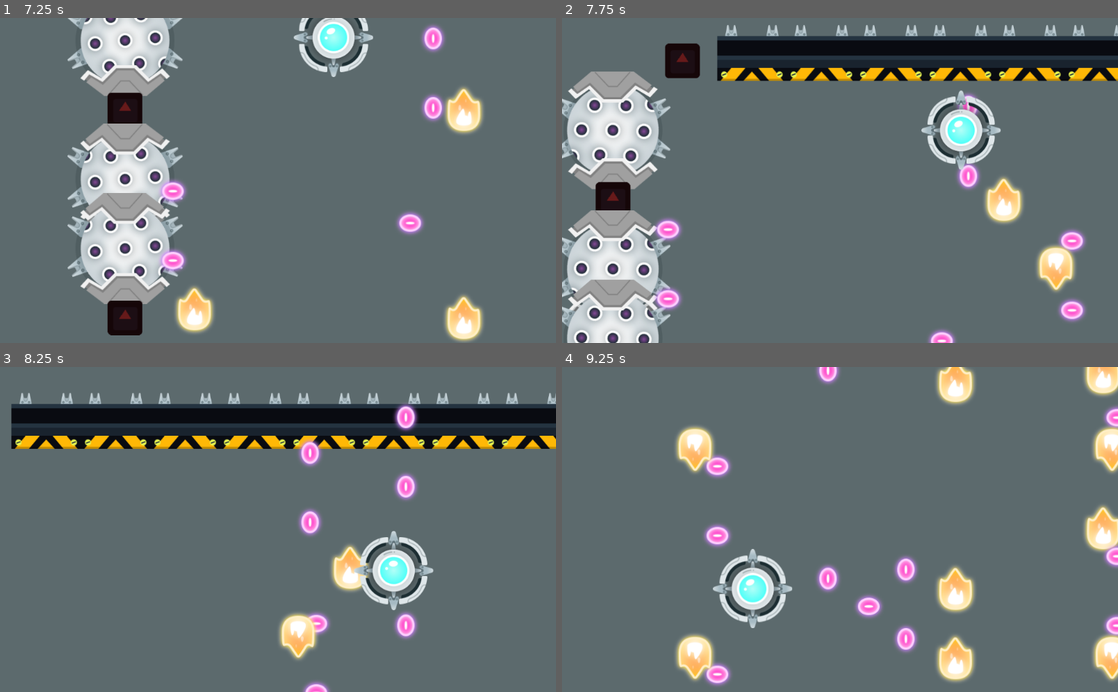
Above: before the commit, frames 1-4 (two rows, left to right).
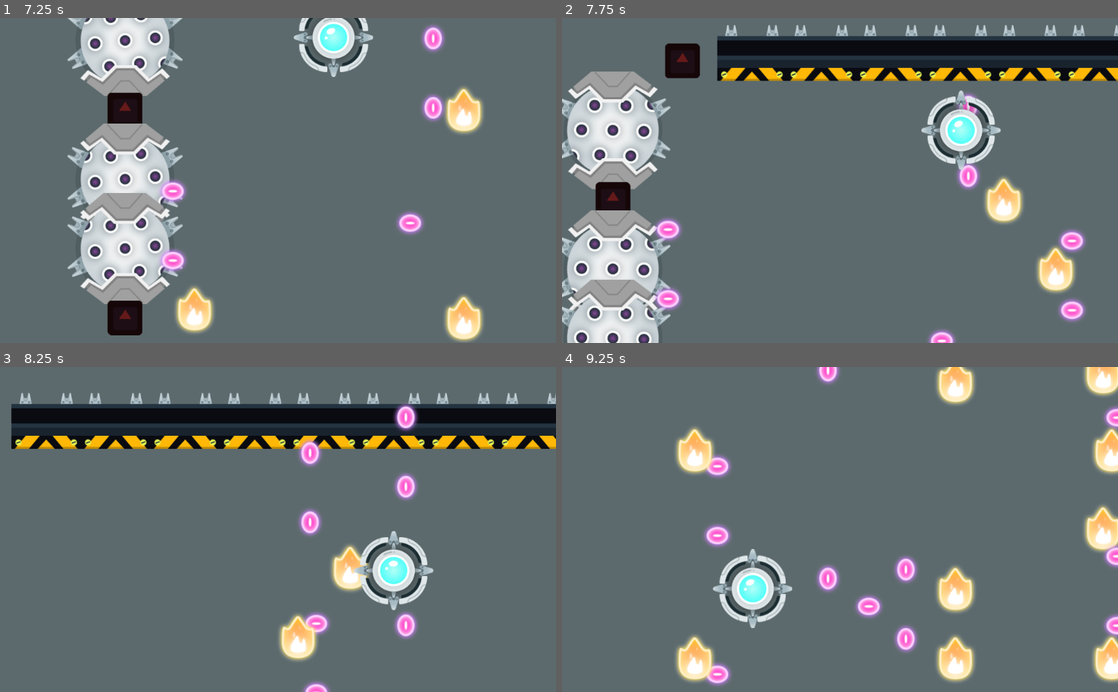
Above: after the commit, the same moments.

Repository: SubSage/RE-STICK-TED
Game: Godot game, scene res://Game.tscn
Same seed, same stepped clock (60 frames per second), same inputs: the game is played once before the commit and once after it. The engine's default icon, where the game draws it, is replaced by a stand-in: a white triangle on a blue panel in a dark square.
Inputs (mouse positions are in pixels of both pictures, inside the frame that each line leads up to):
- Up to frame 1 (7.25 s): move the mouse to (400, 164) at 0.52 s; hold Right (ui_right) 0.53-1.28 s; move the mouse to (166, 196) at 1.27 s; hold Down (ui_down) 1.28-2.03 s; move the mouse to (333, 109) at 2.02 s; hold Right (ui_right) 2.03-2.78 s; move the mouse to (250, 245) at 2.77 s; hold Up (ui_up) 2.78-3.53 s; move the mouse to (444, 229) at 3.52 s; hold Left (ui_left) 3.53-5.03 s; move the mouse to (111, 131) at 4.27 s; move the mouse to (305, 180) at 5.02 s; hold Down (ui_down) 5.03-5.78 s; move the mouse to (194, 99) at 5.77 s; hold Right (ui_right) 5.78-6.53 s; move the mouse to (400, 164) at 6.52 s; hold Up (ui_up) from 6.53 s (still down)
- Up to frame 2 (7.75 s): move the mouse to (728, 196) at 7.27 s; release Up (ui_up) at 7.28 s; hold Right (ui_right) from 7.28 s (still down)
- Up to frame 3 (8.25 s): move the mouse to (333, 458) at 8.02 s; release Right (ui_right) at 8.03 s; hold Down (ui_down) from 8.03 s (still down)
- Up to frame 4 (9.25 s): move the mouse to (812, 594) at 8.77 s; release Down (ui_down) at 8.78 s; hold Left (ui_left) from 8.78 s (still down)

Frame 1 is identical in both runs. In frame 2, 0.7% of the frame differs, in the area x 85-93%, y 69-85%; in frame 3, 0.7%; in frame 4, 2.3%, in the area x 20-100%, y 18-97%.

Commit message:
Fixed player movement bug

Diff:
--- a/Game.tscn
+++ b/Game.tscn
@@ -49,6 +49,6 @@
 occluder_light_mask = 1
 format = 1
 tile_data = PoolIntArray(  )
-_sections_unfolded = [ "Collision" ]
+_sections_unfolded = [ "Cell", "Collision" ]
 
 [connection signal="timeout" from="Timer" to="." method="_on_Timer_timeout"]
--- a/Player.gd
+++ b/Player.gd
@@ -12,6 +12,9 @@
 	pass
 
 func _process(delta):
+	if not player.is_playing():
+		player.play("idle")
+
 	if Input.get_connected_joypads().size() > 0:
 		motion=(Vector2(Input.get_joy_axis(0,JOY_AXIS_0),Input.get_joy_axis(0,JOY_AXIS_1)))
 		if abs(motion.x)<.2:
@@ -48,7 +51,7 @@
 				Tween.TRANS_BACK,Tween.EASE_OUT)
 				tween.start()
 				$Timer.start()
-		if Input.is_action_pressed("ui_up"):
+		elif Input.is_action_pressed("ui_up"):
 			raycast.cast_to = Vector2(Vector2(0,-speed))
 			raycast.force_raycast_update()
 			if $Timer.time_left <= 0 and not raycast.is_colliding():
@@ -82,6 +85,7 @@
 			direction.y = speed*delta
 
 		if abs(direction.x)>0 or abs(direction.y)>0:
+			player.play("fire")
 			var b = Bullet.instance()
 			b.direction=direction.normalized()
 			b.position=self.position
@@ -103,18 +107,6 @@
 
 	if Input.is_action_pressed("ui_exit"):
 		get_tree().quit()
-
-#	if $Timer.time_left<=0.1 and
-	if (abs(motion.x)>0 or abs(motion.y)>0 ):
-		position += motion.normalized()*speed
-#		var b = Bullet.instance()
-##		b.direction=motion.normalized()
-#		b.position=self.position
-#		b.speed=300
-#		b.size=4
-#		b.get_node("Area2D").add_to_group("player bullets")
-#		$"..".add_child(b)
-		$Timer.start()
 	update()
 	pass
 
--- a/Scenes/player.tscn
+++ b/Scenes/player.tscn
@@ -225,8 +225,6 @@
 
 [node name="obj" type="Node2D" parent="." index="3"]
 
-editor/display_folded = true
-
 [node name="legs" type="Node2D" parent="obj" index="0"]
 
 [node name="top" type="Node2D" parent="obj/legs" index="0"]
@@ -297,27 +295,27 @@
 
 [node name="topRight" type="Sprite" parent="obj/panels" index="0"]
 
-position = Vector2( 37.5174, -37.5174 )
+position = Vector2( 37.6637, -37.6637 )
 texture = ExtResource( 7 )
 _sections_unfolded = [ "Transform" ]
 
 [node name="bottomRight" type="Sprite" parent="obj/panels" index="1"]
 
-position = Vector2( 37.5174, 37.5174 )
+position = Vector2( 37.6637, 37.6637 )
 rotation = 1.5708
 texture = ExtResource( 7 )
 _sections_unfolded = [ "Transform" ]
 
 [node name="left" type="Sprite" parent="obj/panels" index="2"]
 
-position = Vector2( -37.5174, 37.5174 )
+position = Vector2( -37.6637, 37.6637 )
 rotation = 3.14159
 texture = ExtResource( 7 )
 _sections_unfolded = [ "Transform" ]
 
 [node name="bottom" type="Sprite" parent="obj/panels" index="3"]
 
-position = Vector2( -37.5174, -37.5174 )
+position = Vector2( -37.6637, -37.6637 )
 rotation = -1.5708
 texture = ExtResource( 7 )
 _sections_unfolded = [ "Transform" ]
@@ -328,6 +326,7 @@
 
 [node name="eye" type="Sprite" parent="obj" index="3"]
 
+rotation = 0.349066
 texture = ExtResource( 9 )
 _sections_unfolded = [ "Transform" ]
 
--- a/World.gd
+++ b/World.gd
@@ -6,7 +6,7 @@
 var Wall = preload("res://Scenes/wallStraight.tscn")
 var Omni = preload("res://Scenes/turretOmni.tscn")
 var enemy_count=0
-var stage=0
+
 
 func init(var level):
 	if level == 1:
@@ -23,7 +23,7 @@
 						if panels == grid_size.x-1:
 							add_child(p)
 							p.direction=Vector2(-1,0)
-							p.rotate(deg2rad(180))
+							p.get_node("turretStandard").rotate(deg2rad(180))
 						else:
 							add_child(p)
 					else:
